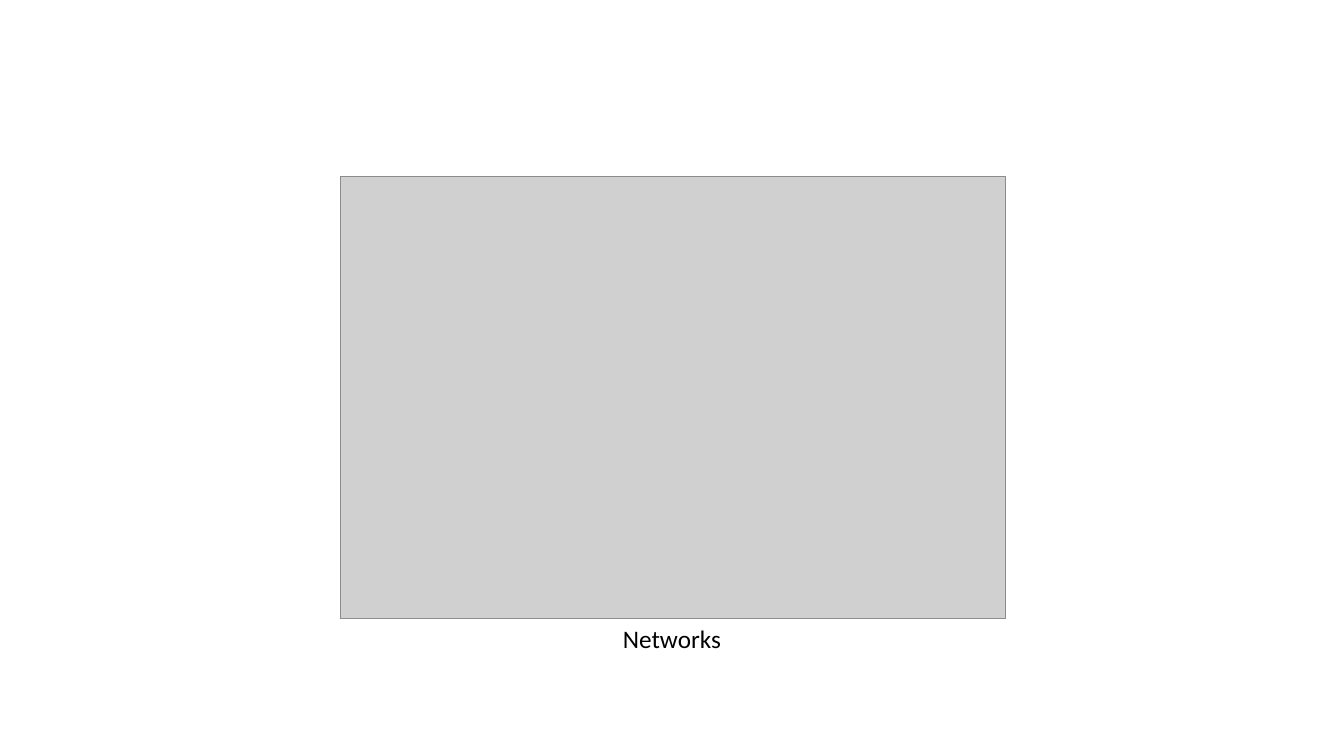
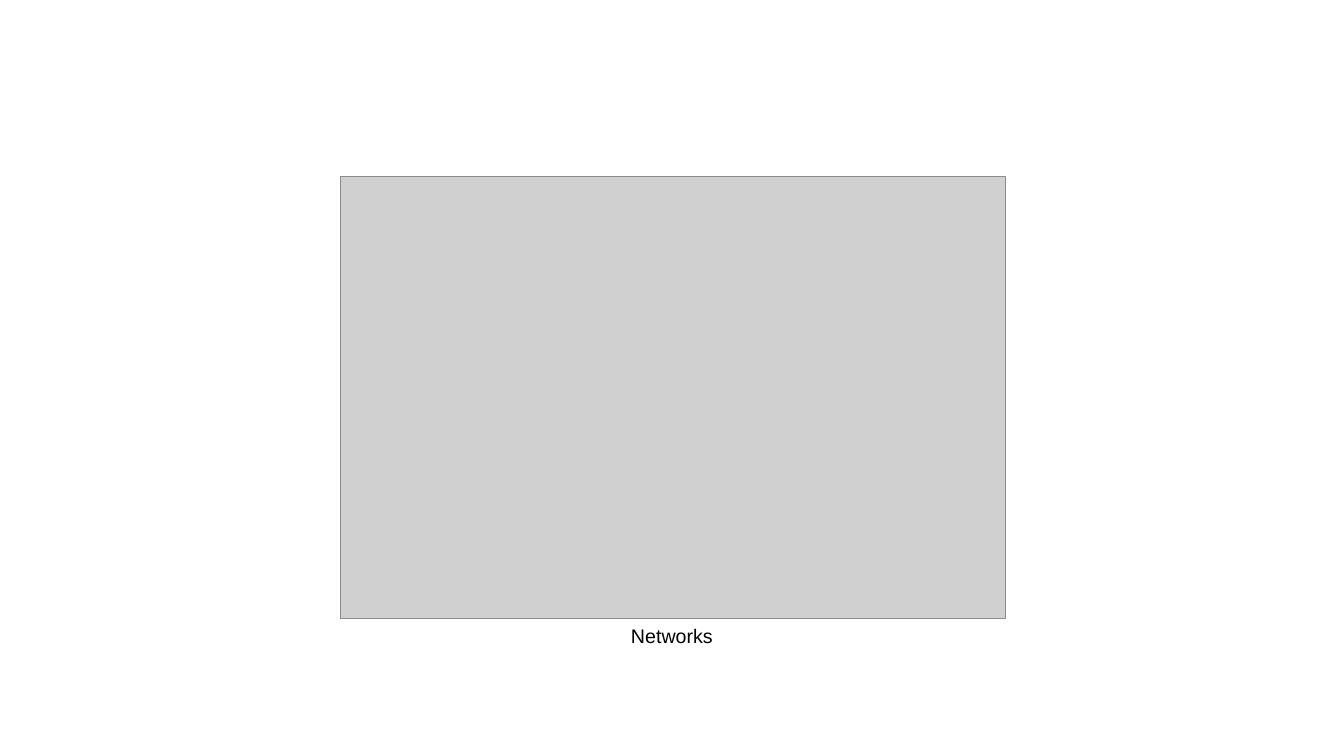
Before and after one commit to mr-eggleton/web-lit-core, a slide deck: slide 2 of final ppt/01-web-and-you.pptx. Drawn at 1344x756 pixels with LibreOffice and Linux fonts; fonts in the diff are those of the drawing; grey boxes stand for pictures; background and template pictures are left out. Boxes give left, top, right and bottom in pixels: in the first picture for what was removed or moved away, otherwise in the second. Text is boxed around its words. In the diff, an @@ line names an element or a change of style, - is before the commit and + after.

```diff
--- a/final ppt/01-web-and-you.pptx
+++ b/final ppt/01-web-and-you.pptx
@@ text "Networks" at [631,628,713,644]: size 18 to 14 pt, font Calibri to Arial @@
```
Also in this commit, not shown: 4 other slides changed, 2 slides added, 1 slide removed.
